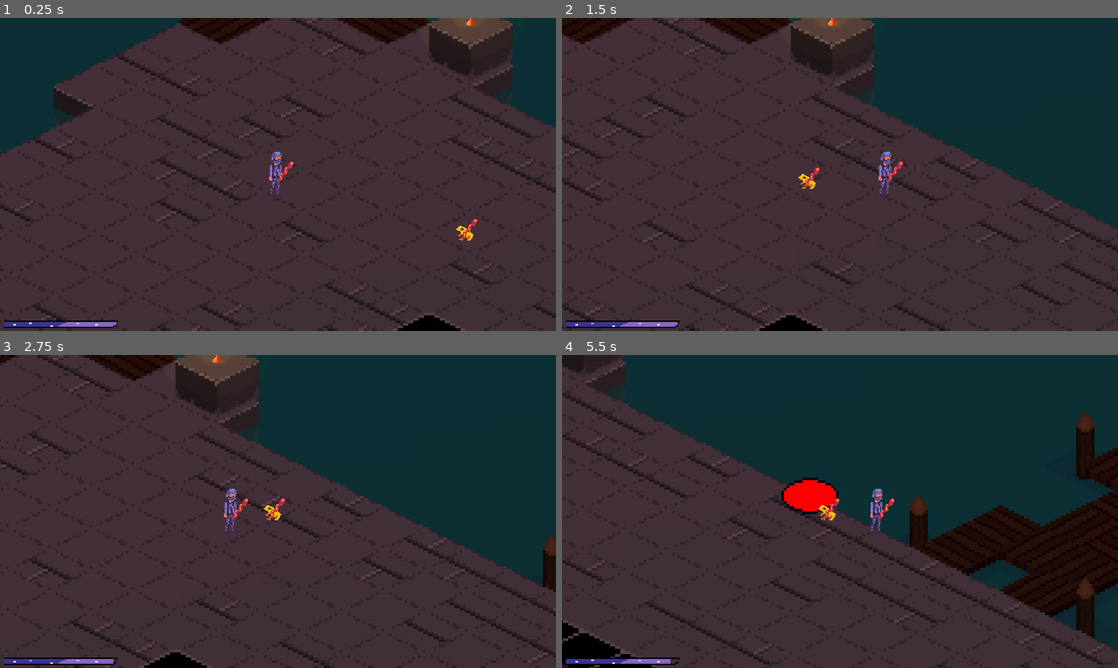
Above: before the commit, frames 1-4 (two rows, left to right).
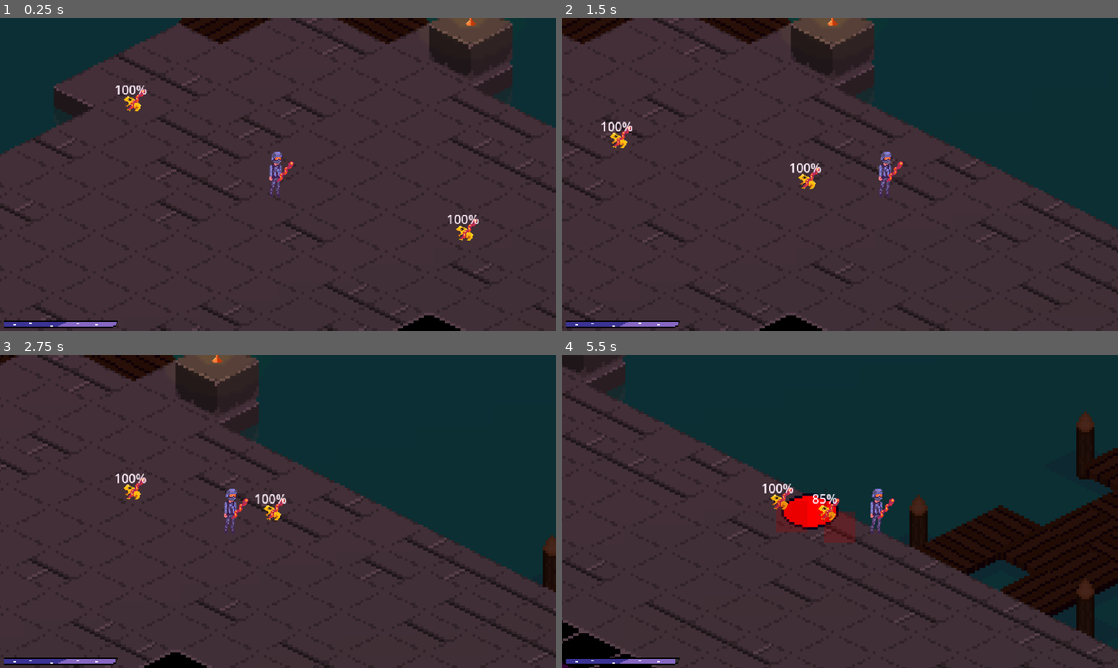
Above: after the commit, the same moments.

Repository: DarkMalygos/Game-Jam-Test
Game: Godot game, scene res://scenes/main.tscn
The game is run twice, just before and just after one commit, with the same random seed, the same clock (stepped at 60 frames per second) and the same inputs.
Inputs (mouse positions are in pixels of both pictures, inside the frame that each line leads up to):
- Up to frame 1 (0.25 s): no input
- Up to frame 2 (1.5 s): tap Enter (ui_accept) at 0.5, 0.77 s; move the mouse to (962, 158) at 0.52 s; press the mouse at (962, 158) at 0.53 s; hold D (movement_right) from 0.53 s (still down); right-click (962, 158) at 0.8 s; move the mouse to (728, 190) at 1.27 s; release the mouse at (728, 190) at 1.28 s; right-click (728, 190) at 1.35 s
- Up to frame 3 (2.75 s): tap Enter (ui_accept) at 1.52 s; click (166, 527) at 1.55 s; move the mouse to (333, 442) at 2.02 s; release D (movement_right) at 2.03 s; press the mouse at (333, 442) at 2.03 s; hold A (movement_left) from 2.03 s (still down); right-click (333, 442) at 2.3 s
- Up to frame 4 (5.5 s): move the mouse to (812, 574) at 2.77 s; release A (movement_left) at 2.78 s; release the mouse at (812, 574) at 2.78 s; hold D (movement_right) 2.78-4.28 s; right-click (812, 574) at 2.85 s; tap Enter (ui_accept) at 3.02, 3.77, 4.52 s; click (812, 574) at 3.05 s; move the mouse to (1006, 558) at 3.52 s; press the mouse at (1006, 558) at 3.53 s; right-click (1006, 558) at 3.8 s; move the mouse to (673, 464) at 4.27 s; release the mouse at (673, 464) at 4.28 s; hold A (movement_left) 4.28-5.03 s; right-click (673, 464) at 4.35 s; click (673, 464) at 4.55 s; move the mouse to (867, 511) at 5.02 s; press the mouse at (867, 511) at 5.03 s; hold D (movement_right) from 5.03 s (still down); right-click (867, 511) at 5.3 s

The runs differ from the first frame. In frame 1, 0.3% of the frame differs, in the area x 20-87%, y 21-68%; in frame 2, 0.3%; in frame 3, 0.3%; in frame 4, 1.9%, in the area x 5-53%, y 39-99%.

Commit message:
fire ball + affliction + enemy
fire ball ability completed, affliction mechanic added, enemy is in progress

Diff:
--- /dev/null
+++ b/diablo_clone/scenes/abilities/ability_components/affliction_component.tscn
@@ -0,0 +1,7 @@
+[gd_scene load_steps=3 format=3 uid="uid://d3hi15sn45s6b"]
+
+[ext_resource type="PackedScene" uid="uid://dani41a6h0rhc" path="res://scenes/abilities/ability_components/ability_component.tscn" id="1_brwuq"]
+[ext_resource type="Script" path="res://scripts/abilities/ability_components/affliction_component.gd" id="2_ge03d"]
+
+[node name="AfflictionComponent" instance=ExtResource("1_brwuq")]
+script = ExtResource("2_ge03d")
--- a/diablo_clone/scenes/abilities/ability_components/ao_e_component.tscn
+++ b/diablo_clone/scenes/abilities/ability_components/ao_e_component.tscn
@@ -5,4 +5,4 @@
 
 [node name="AoEComponent" instance=ExtResource("1_vv7qm")]
 script = ExtResource("2_k8opg")
-life_time = 5.0
+duration = 2.5
--- a/diablo_clone/scenes/abilities/fireball_ability.tscn
+++ b/diablo_clone/scenes/abilities/fireball_ability.tscn
@@ -6,11 +6,11 @@
 [ext_resource type="PackedScene" uid="uid://embuolrmjim4" path="res://scenes/abilities/ability_components/ranged_component.tscn" id="4_nu66l"]
 [ext_resource type="PackedScene" uid="uid://ckj7kwprp3pgq" path="res://scenes/abilities/ability_components/single_target_component.tscn" id="5_57sg6"]
 [ext_resource type="PackedScene" uid="uid://cy2jelaiiaj6q" path="res://scenes/abilities/ability_components/ao_e_component.tscn" id="6_1wpex"]
+[ext_resource type="PackedScene" uid="uid://d3hi15sn45s6b" path="res://scenes/abilities/ability_components/affliction_component.tscn" id="7_03l0s"]
 
 [node name="FireballAbility" instance=ExtResource("1_wlo52")]
 script = ExtResource("2_3yedj")
 cooldown = 1.0
-self_damage = 2
 
 [node name="RangedComponent" parent="." index="0" instance=ExtResource("4_nu66l")]
 
@@ -19,4 +19,5 @@
 [node name="DamageComponent" parent="." index="2" instance=ExtResource("4_1ra47")]
 
 [node name="AoEComponent" parent="." index="3" instance=ExtResource("6_1wpex")]
-life_time = 5.0
+
+[node name="AfflictionComponent" parent="." index="4" instance=ExtResource("7_03l0s")]
--- /dev/null
+++ b/diablo_clone/scenes/afflictions/affliction.tscn
@@ -0,0 +1,11 @@
+[gd_scene load_steps=2 format=3 uid="uid://jm6f376re42h"]
+
+[ext_resource type="Script" path="res://scripts/afflictions/affliction.gd" id="1_mcj3g"]
+
+[node name="Affliction" type="Node2D"]
+script = ExtResource("1_mcj3g")
+
+[node name="ColorRect" type="ColorRect" parent="."]
+offset_right = 40.0
+offset_bottom = 40.0
+color = Color(0.501961, 0, 0, 0.25098)
--- /dev/null
+++ b/diablo_clone/scenes/afflictions/fire_affliction.tscn
@@ -0,0 +1,8 @@
+[gd_scene load_steps=3 format=3 uid="uid://bxm647bi5l3w8"]
+
+[ext_resource type="PackedScene" uid="uid://jm6f376re42h" path="res://scenes/afflictions/affliction.tscn" id="1_1x772"]
+[ext_resource type="Script" path="res://scripts/afflictions/fire_affliction.gd" id="2_vvo4x"]
+
+[node name="FireAffliction" instance=ExtResource("1_1x772")]
+script = ExtResource("2_vvo4x")
+apply_time = 1.0
--- a/diablo_clone/scenes/entities/enemies/enemy.tscn
+++ b/diablo_clone/scenes/entities/enemies/enemy.tscn
@@ -37,3 +37,11 @@
 shape = SubResource("CapsuleShape2D_r0nf7")
 
 [node name="Staff" parent="CharacterBody2D" index="3" instance=ExtResource("4_p20yu")]
+
+[node name="HealthBar" type="ProgressBar" parent="CharacterBody2D" index="4"]
+offset_top = -30.0
+offset_right = 4.0
+offset_bottom = -3.0
+value = 100.0
+
+[connection signal="area_entered" from="CharacterBody2D/Area2D" to="CharacterBody2D" method="_on_area_2d_area_entered"]
--- a/diablo_clone/scenes/hit_objects/ao_e_hit_object.tscn
+++ b/diablo_clone/scenes/hit_objects/ao_e_hit_object.tscn
@@ -1,7 +1,8 @@
-[gd_scene load_steps=4 format=3 uid="uid://bcaiyarjww7va"]
+[gd_scene load_steps=5 format=3 uid="uid://bcaiyarjww7va"]
 
 [ext_resource type="PackedScene" uid="uid://bbtps2ggbe8je" path="res://scenes/hit_objects/hit_object.tscn" id="1_vsurq"]
-[ext_resource type="Texture2D" uid="uid://b5be1nuk4rv11" path="res://assets/sprites/hit_objects/circle.png" id="2_ovl1c"]
+[ext_resource type="Script" path="res://scripts/hit_objects/projectiles/ao_e_hit_object.gd" id="2_11v8l"]
+[ext_resource type="Texture2D" uid="uid://b5be1nuk4rv11" path="res://assets/sprites/hit_objects/ao_e.png" id="2_ovl1c"]
 
 [sub_resource type="CapsuleShape2D" id="CapsuleShape2D_ghpuf"]
 radius = 6.66667
@@ -9,6 +10,7 @@
 
 [node name="AoEHitObject" instance=ExtResource("1_vsurq")]
 scale = Vector2(1, 1)
+script = ExtResource("2_11v8l")
 
 [node name="Sprite2D" parent="." index="0"]
 texture = ExtResource("2_ovl1c")
@@ -17,5 +19,6 @@
 rotation = 1.5708
 
 [node name="CollisionShape2D" parent="Area2D" index="0"]
-position = Vector2(-6.66667, 2.91409e-07)
 shape = SubResource("CapsuleShape2D_ghpuf")
+
+[connection signal="area_exited" from="Area2D" to="." method="_on_area_2d_area_exited"]
--- a/diablo_clone/scenes/hit_objects/hit_object.tscn
+++ b/diablo_clone/scenes/hit_objects/hit_object.tscn
@@ -20,4 +20,5 @@
 [node name="CollisionShape2D" type="CollisionShape2D" parent="Area2D"]
 shape = SubResource("CircleShape2D_s0xfx")
 
-[connection signal="area_shape_entered" from="Area2D" to="." method="_on_area_2d_area_shape_entered"]
+[connection signal="area_entered" from="Area2D" to="." method="_on_area_2d_area_entered"]
+[connection signal="body_entered" from="Area2D" to="." method="_on_area_2d_body_entered"]
--- a/diablo_clone/scenes/hit_objects/projectiles/projectile.tscn
+++ b/diablo_clone/scenes/hit_objects/projectiles/projectile.tscn
@@ -1,9 +1,11 @@
-[gd_scene load_steps=3 format=3 uid="uid://dsjjog4vrdx0e"]
+[gd_scene load_steps=4 format=3 uid="uid://dsjjog4vrdx0e"]
 
 [ext_resource type="PackedScene" uid="uid://bbtps2ggbe8je" path="res://scenes/hit_objects/hit_object.tscn" id="1_tyfjc"]
 [ext_resource type="Script" path="res://scripts/hit_objects/projectiles/projectile.gd" id="2_pif3l"]
+[ext_resource type="Texture2D" uid="uid://cchlqegel7wjr" path="res://assets/sprites/hit_objects/projectile.png" id="3_yecay"]
 
 [node name="Projectile" instance=ExtResource("1_tyfjc")]
 script = ExtResource("2_pif3l")
 
-[connection signal="body_entered" from="Area2D" to="." method="_on_area_2d_body_entered"]
+[node name="Sprite2D" parent="." index="0"]
+texture = ExtResource("3_yecay")
--- a/diablo_clone/scenes/tile_map/tile_map.tscn
+++ b/diablo_clone/scenes/tile_map/tile_map.tscn
@@ -62,6 +62,9 @@
 [node name="MainCharacter" parent="." instance=ExtResource("4_rqk01")]
 position = Vector2(-618, 91)
 
+[node name="Enemy2" parent="." instance=ExtResource("9_gfb3g")]
+position = Vector2(-684, 59)
+
 [node name="Enemy" parent="." instance=ExtResource("9_gfb3g")]
 position = Vector2(-538, 116)
 
--- a/diablo_clone/scenes/weapons/staff.tscn
+++ b/diablo_clone/scenes/weapons/staff.tscn
@@ -10,7 +10,7 @@
 minimum = 1
 maximum = 3
 current = 2
-allowed_ability_components = Array[String](["RangedComponent", "DamageComponent", "SingleTargetComponent", "HealComponent", "AoEComponent"])
+allowed_ability_components = Array[String](["RangedComponent", "DamageComponent", "SingleTargetComponent", "HealComponent", "AoEComponent", "AfflictionComponent"])
 
 [node name="HealAbility" parent="." index="2" instance=ExtResource("4_npo1d")]
 
--- a/diablo_clone/scripts/abilities/ability.gd
+++ b/diablo_clone/scripts/abilities/ability.gd
@@ -2,7 +2,7 @@
 class_name Ability
 
 @export var cooldown := 2.0
-@export var self_damage := 10
+@export var self_damage := .5
 
 @onready var spawn_point := get_node("../SpawnPoint")
 
--- /dev/null
+++ b/diablo_clone/scripts/abilities/ability_components/affliction_component.gd
@@ -0,0 +1,11 @@
+extends AbilityComponent
+class_name AfflictionComponent
+
+func try_create_affliction(packed_affliction: PackedScene, target: CharacterBody2D, stacking = false):
+	var affliction = packed_affliction.instantiate()
+
+	if target.has_node(str(affliction.name)) && !stacking:
+		return
+
+	affliction.afflicted_target = target
+	target.add_child(affliction)
--- a/diablo_clone/scripts/abilities/ability_components/ao_e_component.gd
+++ b/diablo_clone/scripts/abilities/ability_components/ao_e_component.gd
@@ -1,24 +1,16 @@
 extends AbilityComponent
 class_name AoEComponent
 
-@export var life_time := 5.0
+signal hit_object_created
 
-###change this:
-#var current_life_time := 0.0
-#var hit_object: HitObject
+@export var duration := 2.5
 
-func spawn_hit_object(packed_hit_object: PackedScene, spawn_position: Vector2):
+func spawn_ao_e_hit_object(packed_hit_object: PackedScene, spawn_position: Vector2, target_group: String):
 	var hit_object = packed_hit_object.instantiate()
 	var tile_map = get_node("/root/main/TileMap")
 	tile_map.add_child(hit_object)
 	tile_map.move_child(hit_object, 1)
 	hit_object.global_position = spawn_position
-	return hit_object
-
-##and this:
-#func _process(delta: float) -> void:
-	#if current_life_time >= life_time:
-		#hit_object.queue_free()
-		#return
-#
-	#current_life_time += delta
+	hit_object.life_time = duration
+	hit_object.target_group = target_group
+	hit_object_created.emit(hit_object)
--- a/diablo_clone/scripts/abilities/ability_components/ranged_component.gd
+++ b/diablo_clone/scripts/abilities/ability_components/ranged_component.gd
@@ -3,5 +3,5 @@
 @export var speed := 5
 @export var ability_range := 100
 
-func fly_projectile(target_group: String, target_position: Vector2, projectile: HitObject):
-	projectile.set_fly_parameters(target_position, speed, ability_range, target_group)
+func fly_projectile(target_position: Vector2, projectile: HitObject):
+	projectile.set_fly_parameters(target_position, speed, ability_range)
--- a/diablo_clone/scripts/abilities/ability_components/single_target_component.gd
+++ b/diablo_clone/scripts/abilities/ability_components/single_target_component.gd
@@ -1,8 +1,9 @@
 extends AbilityComponent
 class_name SingleTargetComponent
 
-func spawn_hit_object(packed_hit_object: PackedScene, spawn_position: Vector2):
+func spawn_hit_object(packed_hit_object: PackedScene, spawn_position: Vector2, target_group: String):
 	var hit_object = packed_hit_object.instantiate()
 	get_node("/root/main/TileMap").add_child(hit_object)
 	hit_object.global_position = spawn_position
+	hit_object.target_group = target_group
 	return hit_object
--- a/diablo_clone/scripts/abilities/fireball_ability.gd
+++ b/diablo_clone/scripts/abilities/fireball_ability.gd
@@ -1,16 +1,37 @@
 extends Ability
 
+var target_group: String
+var collision_count := 0
+
+func _ready() -> void:
+	$AoEComponent.hit_object_created.connect(_on_ao_e_hit_object_created)
+
 func activate(user: CharacterBody2D, target_group: String, target_position: Vector2):
-	var projectile = $SingleTargetComponent.spawn_hit_object(preload("res://scenes/hit_objects/projectiles/projectile.tscn"), spawn_point.global_position)
-	$RangedComponent.fly_projectile(target_group, target_position, projectile)
+	collision_count = 0
+	self.target_group = target_group
+	var projectile = $SingleTargetComponent.spawn_hit_object(preload("res://scenes/hit_objects/projectiles/projectile.tscn"), spawn_point.global_position, target_group)
+	$RangedComponent.fly_projectile(target_position, projectile)
 	projectile.target_group_collision.connect(_on_target_group_collision)
 	projectile.obstacle_collision.connect(_on_obstacle_collision)
 
+func _on_ao_e_hit_object_created(hit_object: HitObject):
+	hit_object.target_group_collision.connect(_on_ao_e_target_group_collision)
+	pass
+
 func _on_target_group_collision(hit_object: HitObject, target: CharacterBody2D):
+	if collision_count > 0:
+		return
 	$DamageComponent.deal_damage(target)
-	$AoEComponent.call_deferred("spawn_hit_object", preload("res://scenes/hit_objects/ao_e_hit_object.tscn"), target.global_position)
+	var ao_e_hit_object = $AoEComponent.call_deferred("spawn_ao_e_hit_object", preload("res://scenes/hit_objects/ao_e_hit_object.tscn"), target.global_position, target_group)
 	hit_object.queue_free()
+	collision_count += 1
 
 func _on_obstacle_collision(hit_object: HitObject):
-	$AoEComponent.call_deferred("spawn_hit_object", preload("res://scenes/hit_objects/ao_e_hit_object.tscn"), hit_object.position)
+	if collision_count > 0:
+		return
+	$AoEComponent.call_deferred("spawn_ao_e_hit_object", preload("res://scenes/hit_objects/ao_e_hit_object.tscn"), hit_object.global_position, target_group)
 	hit_object.queue_free()
+	collision_count += 1
+
+func _on_ao_e_target_group_collision(hit_object: HitObject, target: CharacterBody2D):
+	$AfflictionComponent.try_create_affliction(preload("res://scenes/afflictions/fire_affliction.tscn"), target)
--- /dev/null
+++ b/diablo_clone/scripts/afflictions/affliction.gd
@@ -0,0 +1,26 @@
+extends Node2D
+class_name Affliction
+
+@export var life_time := 3.0
+@export var apply_time := .5
+
+var _current_life_time := 0.0
+@onready var _current_apply_time := apply_time
+var afflicted_target: CharacterBody2D
+
+func _process(delta: float) -> void:
+	if _current_life_time >= life_time:
+		queue_free()
+		return
+
+	_current_life_time += delta
+
+	if _current_apply_time <= apply_time:
+		_current_apply_time += delta
+		return
+
+	_current_apply_time = 0
+	apply()
+
+func apply():
+	push_error("abstract method")
--- /dev/null
+++ b/diablo_clone/scripts/afflictions/fire_affliction.gd
@@ -0,0 +1,7 @@
+extends Affliction
+class_name FireAffliction
+
+var damage := 5
+
+func apply():
+	get_parent().try_reduce_current_health(damage)
--- a/diablo_clone/scripts/entities/enemies/enemy_body.gd
+++ b/diablo_clone/scripts/entities/enemies/enemy_body.gd
@@ -3,7 +3,26 @@
 
 @onready var main_character := get_node("../../MainCharacter/CharacterBody2D")
 
+var direction: Vector2
+var colliding_enemy_area: Area2D
+
 func _physics_process(delta: float) -> void:
-	var direction = Vector2(main_character.global_position - global_position).normalized()
-	velocity = direction * speed
+	if colliding_enemy_area:
+		if colliding_enemy_area.global_position.distance_to(global_position) >= 20:
+			colliding_enemy_area = null
+			return
+
+		direction = -(colliding_enemy_area.get_parent().global_position - global_position).normalized()
+		velocity = direction * speed
+
+	else:
+		direction = Vector2(main_character.global_position - global_position).normalized()
+		velocity = direction * speed
 	move_and_slide()
+
+func _reduce_current_health():
+	$HealthBar.value = current_health * 100 / max_health
+
+func _on_area_2d_area_entered(area: Area2D) -> void:
+	if area.get_parent().is_in_group("enemy"):
+		colliding_enemy_area = area
--- a/diablo_clone/scripts/entities/entity_body.gd
+++ b/diablo_clone/scripts/entities/entity_body.gd
@@ -18,12 +18,11 @@
 	print("Weapon missing on ", get_parent().name)
 
 func try_reduce_current_health(amount: float):
-	if (current_health - amount) > max_health:
-		return
+	var test_amount := current_health - amount
 
-	current_health -= amount
-	reduce_current_health(amount)
+	current_health = max(0, min(max_health, test_amount))
+	_reduce_current_health()
 
-func reduce_current_health(amount: float):
-	pass
-	#push_error("abstract method")
+func _reduce_current_health():
+	print(get_parent().name, ": ", current_health)
+	push_error("abstract method")
--- a/diablo_clone/scripts/entities/main_character_body/main_character_body.gd
+++ b/diablo_clone/scripts/entities/main_character_body/main_character_body.gd
@@ -26,5 +26,5 @@
 
 	move_and_slide()
 
-func reduce_current_health(amount: float):
+func _reduce_current_health():
 	health_changed.emit()
--- a/diablo_clone/scripts/hit_objects/hit_object.gd
+++ b/diablo_clone/scripts/hit_objects/hit_object.gd
@@ -2,12 +2,17 @@
 class_name HitObject
 
 signal target_group_collision
+signal obstacle_collision
 
 var target_group: String
 
-func _on_area_2d_area_shape_entered(area_rid: RID, area: Area2D, area_shape_index: int, local_shape_index: int) -> void:
+func _on_area_2d_area_entered(area: Area2D) -> void:
 	var target = area.get_parent()
 	if !target.is_in_group(target_group):
 		return
 
 	target_group_collision.emit(self, target)
+
+func _on_area_2d_body_entered(body: Node2D) -> void:
+	if body.is_in_group("obstacle"):
+		obstacle_collision.emit(self)
--- /dev/null
+++ b/diablo_clone/scripts/hit_objects/projectiles/ao_e_hit_object.gd
@@ -0,0 +1,21 @@
+extends HitObject
+class_name AoEHitObject
+
+signal target_exited
+
+var life_time: float
+var current_life_time := 0.0
+
+func _process(delta: float) -> void:
+	if current_life_time >= life_time:
+		queue_free()
+		return
+
+	current_life_time += delta
+
+func _on_area_2d_area_exited(area: Area2D) -> void:
+	var target = area.get_parent()
+	if !target.is_in_group(target_group):
+		return
+
+	target_exited.emit(target)
--- a/diablo_clone/scripts/hit_objects/projectiles/projectile.gd
+++ b/diablo_clone/scripts/hit_objects/projectiles/projectile.gd
@@ -1,18 +1,15 @@
 extends HitObject
 class_name Projectile
-
-signal obstacle_collision
 
 var direction: Vector2
 var speed: float
 var max_travel_distance: float
 var travel_distance := 0.0
 
-func set_fly_parameters(target_position: Vector2, speed: float, max_travel_distance: float, target_group: String):
+func set_fly_parameters(target_position: Vector2, speed: float, max_travel_distance: float):
 	direction = Vector2(target_position - global_position).normalized()
 	self.speed = speed
 	self.max_travel_distance = max_travel_distance
-	self.target_group = target_group
 
 func _physics_process(delta: float) -> void:
 	global_position += direction * speed
@@ -20,7 +17,3 @@
 
 	if travel_distance >= max_travel_distance:
 		queue_free()
-
-func _on_area_2d_body_entered(body: Node2D) -> void:
-	if body.is_in_group("obstacle"):
-		obstacle_collision.emit(self)
Binary file added: diablo_clone/assets/sprites/hit_objects/ao_e.png
Not shown, changed: diablo_clone/assets/sprites/hit_objects/ao_e.png.import
Binary file removed: diablo_clone/assets/sprites/hit_objects/circle.png
Binary file added: diablo_clone/assets/sprites/hit_objects/projectile.png
Not shown, added: diablo_clone/assets/sprites/hit_objects/projectile.png.import
Not shown: 1 places in diablo_clone/scenes/abilities/fireball_ability.tscn that only renumber resources
